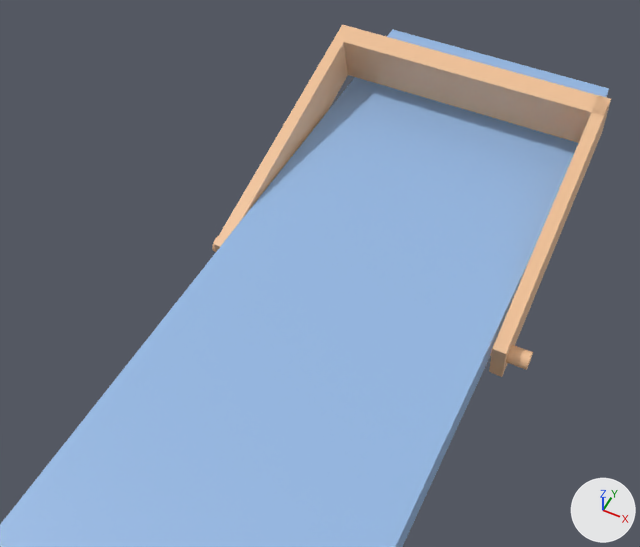
The FBX model Assets/models/trap/woodRotate.fbx, before and after one commit.
One viewpoint serves both versions: a 50 mm lens placed at (2.74, -6.61, 8.38), pointed at (-0.38, -0.39, 0.6). The lights are fixed; the arrows at lower right show +X, +Y and +Z. Both versions are drawn at frame 61 of the action 'CINEMA_4D___'; the numbers are the values there.

The first picture shows 'woodRotate1', 'woodRotate2'.
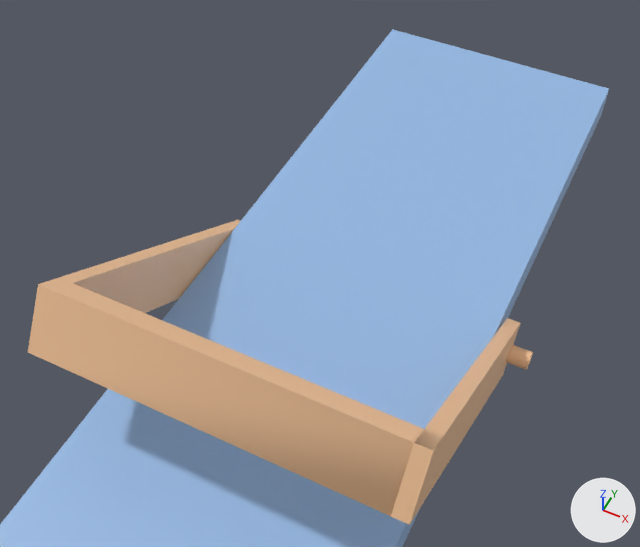
Location of each change, (x1, y1, x2, y2) in pixels of the pictures (640 x 547 px):
'woodRotate1', turned
    before: (214, 25, 611, 377)
    after: (28, 220, 521, 525)

The change, as a diff of the scene's bpy script:
```diff
--- a/Assets/models/trap/woodRotate.fbx.py
+++ b/Assets/models/trap/woodRotate.fbx.py
@@ ob_woodrotate1 @@
 ob_woodrotate1.location = (-1.98, -6.309, -0.646)
-ob_woodrotate1.rotation_euler = (0.262, 0.0, 0.0)  # degrees (15, 0, 0)
+ob_woodrotate1.rotation_euler = (2.578, 0.0, 0.0)  # degrees (148, 0, 0)
```
